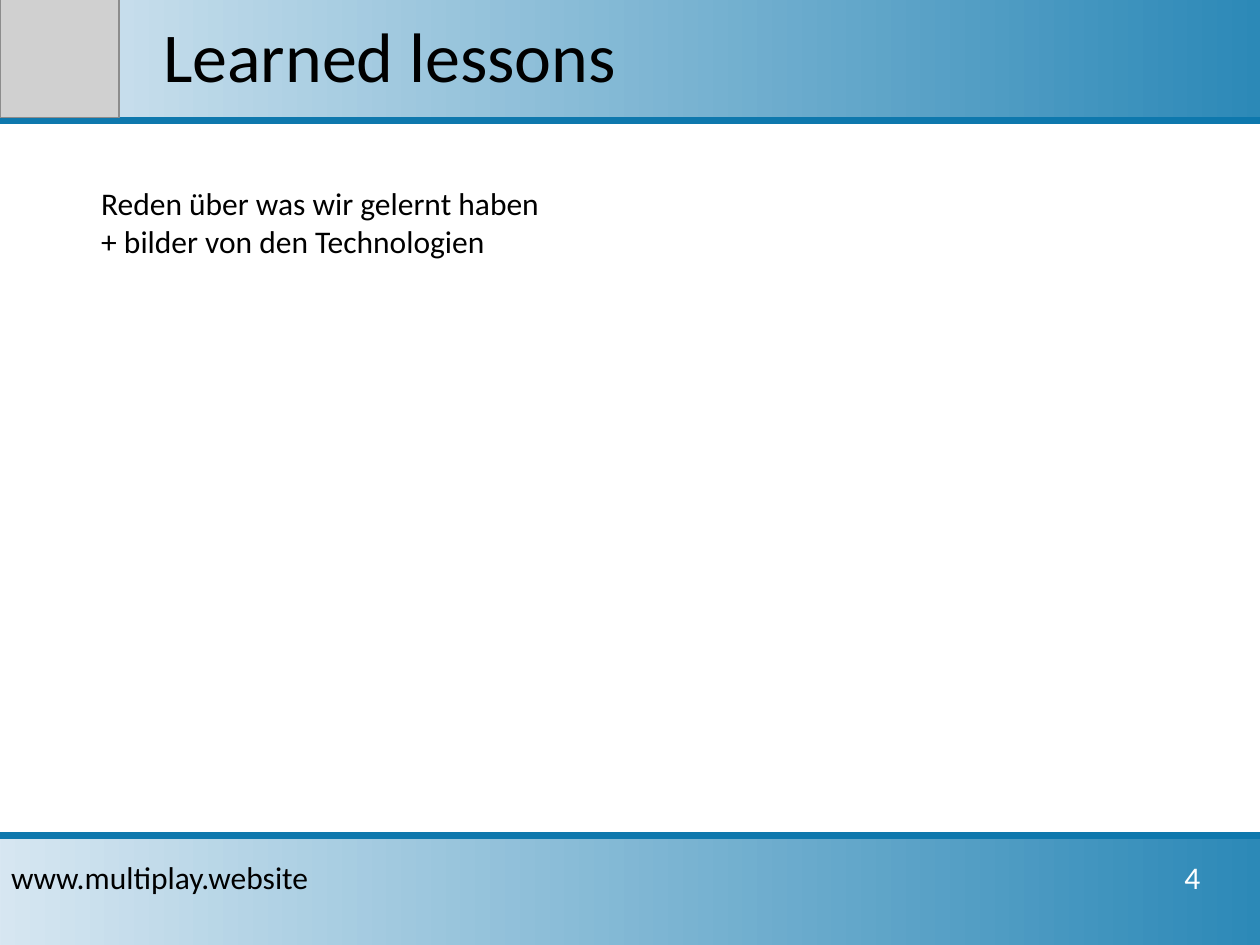
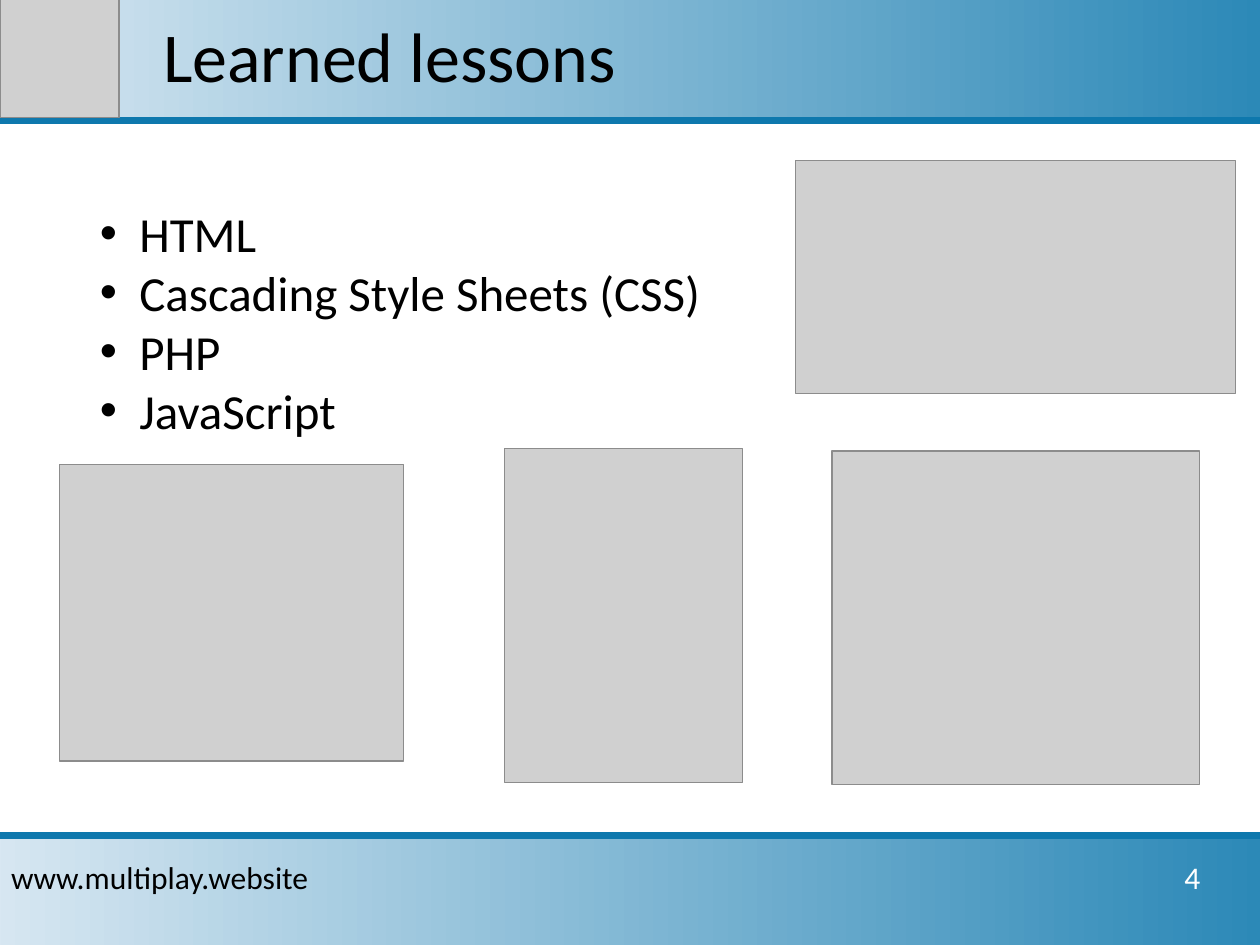
Before and after one commit to sbrinnich/MultiPlay, a slide deck: slide 5 of doc/Projektpraesentation_2017-01-23.pptx. Drawn at 1260x945 pixels with LibreOffice and Linux fonts; fonts in the diff are those of the drawing; grey boxes stand for pictures. Boxes give left, top, right and bottom in pixels: in the first picture for what was removed or moved away, otherwise in the second. Text is boxed around its words. In the diff, an @@ line names an element or a change of style, - is before the commit and + after.

Commit message:
Folie Präsentation

```diff
--- a/doc/Projektpraesentation_2017-01-23.pptx
+++ b/doc/Projektpraesentation_2017-01-23.pptx
@@ picture added at (x1=796, y1=160, x2=1236, y2=393) @@
@@ text at (x1=139, y1=220, x2=700, y2=437): text changed; size 18 to 28 pt @@
-Reden über was wir gelernt haben
-+ bilder von den Technologien
+• HTML
+• Cascading Style Sheets (CSS)
+• PHP
+• JavaScript
@@ picture added at (x1=505, y1=449, x2=743, y2=782) @@
@@ picture added at (x1=59, y1=465, x2=403, y2=761) @@
@@ picture added at (x1=832, y1=451, x2=1200, y2=784) @@
```
